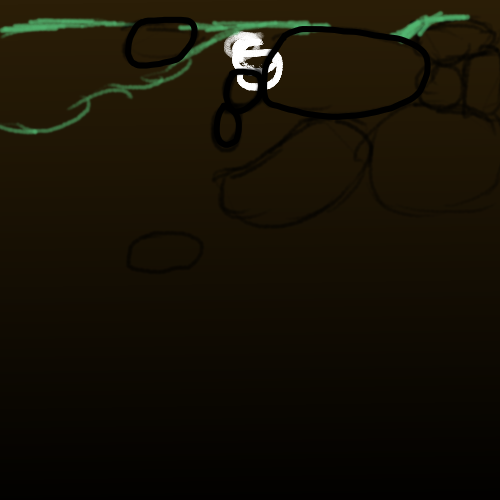
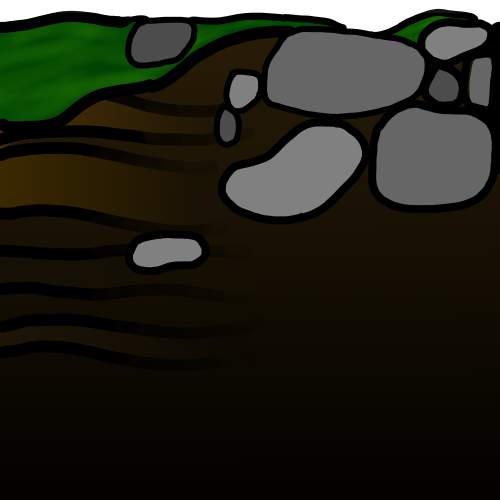
Layers edited between the first and the second 500x500 image:
renamed "Tile Outline" to "Invisable layer", showed it, opacity 37% → 8%, painted on it over [0, 0, 500, 371]
moved "Rocks" (1st of 2) above "Grass" over [0, 0, 500, 371]
painted on "Black" (1st of 3, in "Rocks") over [0, 0, 500, 371]
showed "Rocks" (2nd of 2, in "Rocks"), painted on it over [64, 0, 500, 320]
showed group "Grass" (3 layers) over [0, 0, 500, 192]
renamed "Dark" to "Light", moved it above "Dark", painted on it over [0, 0, 500, 192]
renamed "Light" to "Dark", painted on it over [0, 0, 500, 192]
showed group "Carmels" (5 layers) over [0, 0, 500, 371]
removed layer "Outlinr" over [0, 0, 500, 320]
painted on "Layer 4" over [0, 0, 500, 371]
